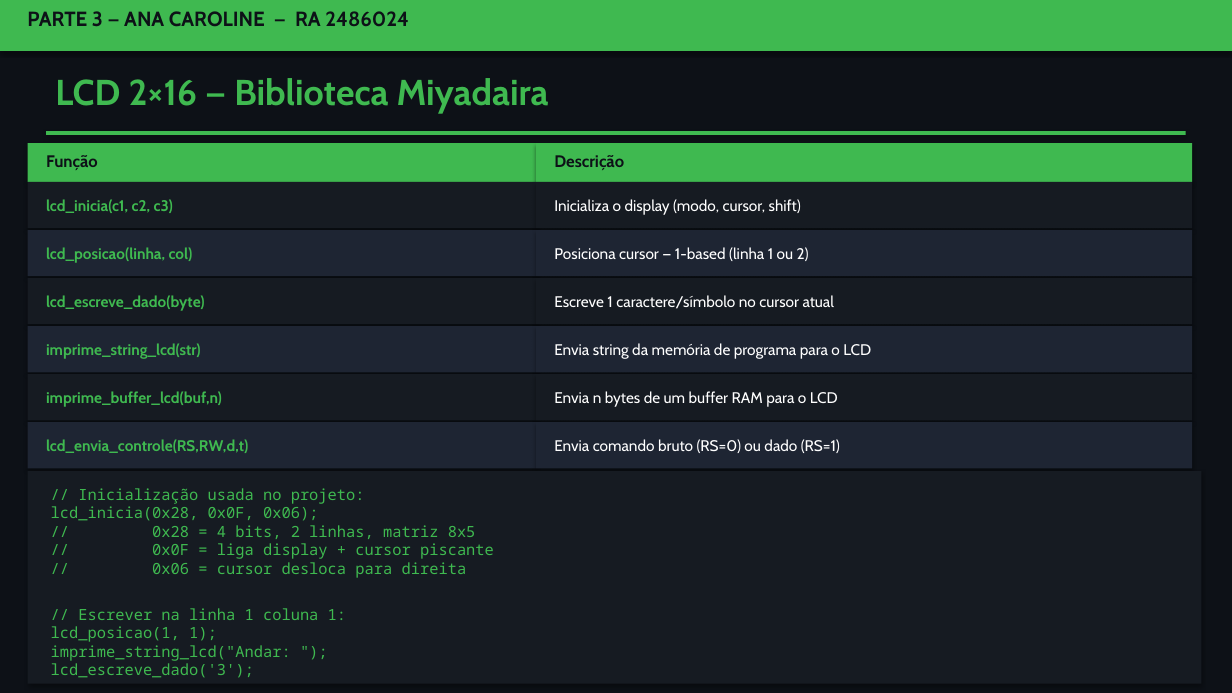
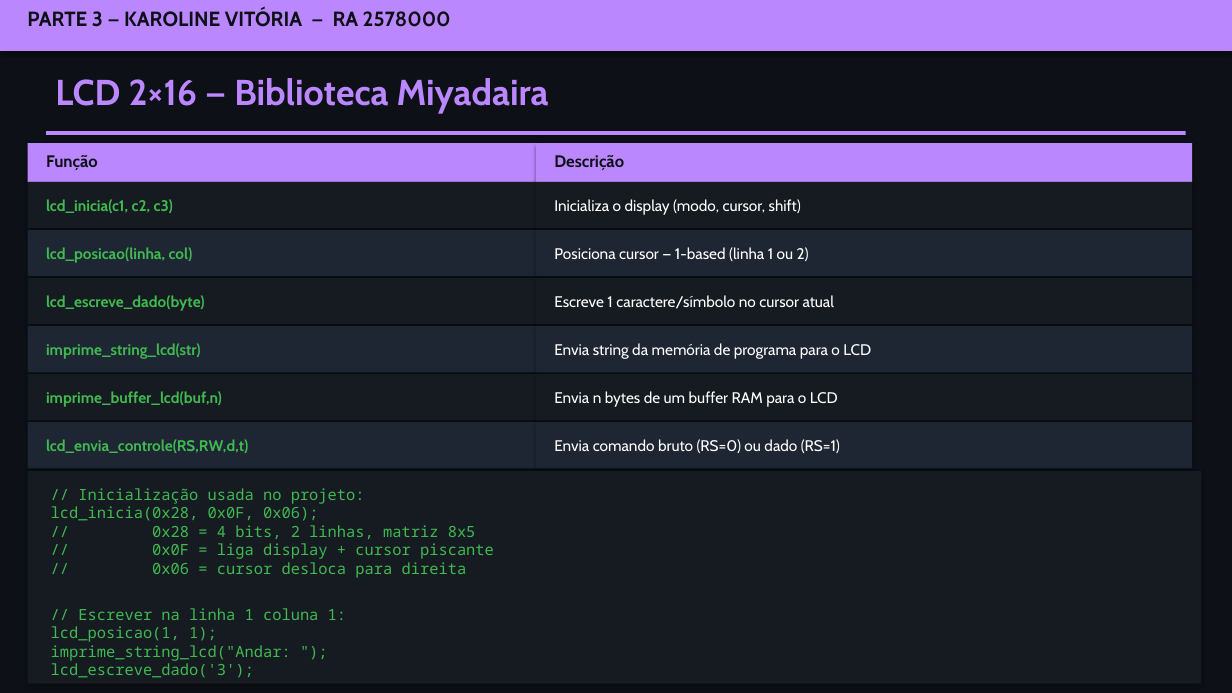
Before and after one commit to Eng-Willian-DS/elevador-pic18, a slide deck: slide 9 of Central_Elevador.pptx. Drawn at 1232x693 pixels with LibreOffice and Linux fonts; fonts in the diff are those of the drawing. Boxes give left, top, right and bottom in pixels: in the first picture for what was removed or moved away, otherwise in the second. Text is boxed around its words. In the diff, an @@ line names an element or a change of style, - is before the commit and + after.

```diff
--- a/Central_Elevador.pptx
+++ b/Central_Elevador.pptx
@@ text at [27,9,451,27]: text changed @@
-PARTE 3 — ANA CAROLINE — RA 2486024
+PARTE 3 — KAROLINE VITÓRIA — RA 2578000
@@ text "LCD 2×16 — Biblioteca Miyadaira" at [55,78,549,113]: text colour #3FB950 to #BB87FF @@
@@ fill #3FB950 to #BB87FF in 4 elements at [0,0,1232,51], [46,131,1186,135], [28,143,536,182], [536,143,1192,182] @@
```
Also in this commit, not shown: 14 other slides changed, 2 other files.
